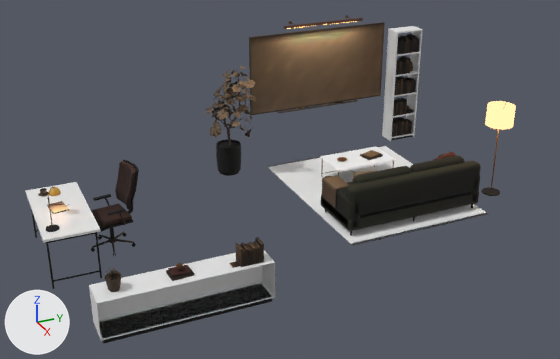
Two versions of the glTF model web/assets/rooms/study.glb, one commit apart.
Camera for both pictures: a 50 mm camera at (13.52, -8.25, 5.49) aimed at (3.9, -3.92, 0.68). Lighting does not change. The marker at lower left points along +X, +Y and +Z. The older version comes first. Vertices at exactly the same position are counted once.

Script lines for the objects in view, before the commit:
```python
ob_study__ground__raw = bpy.data.objects.new('study__ground__raw', me_study__ground__raw)
ob_study__ground__raw.location = (0.0, 0.0, 0.0)
ob_study__ground__stu = bpy.data.objects.new('study__ground__stu', me_study__ground__stu)
ob_study__ground__stu.location = (0.0, 0.0, 0.0)
ob_study__ground__vtx = bpy.data.objects.new('study__ground__vtx', me_study__ground__vtx)
ob_study__ground__vtx.location = (0.0, 0.0, 0.0)
```
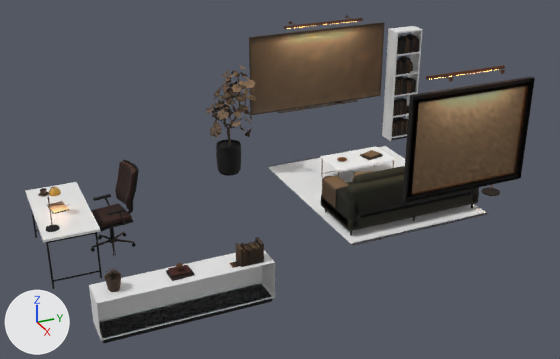
Location of each change, (x1, y1, x2, y2) in pixels of the pictures (560 x 359 px):
'study__ground__vtx', reshaped: before (31, 15, 507, 343); after (31, 15, 535, 343)
part 1 of me_study__ground__vtx, added: after (402, 77, 535, 203)
part 2 of me_study__ground__vtx, added: after (412, 86, 526, 193)
part 3 of me_study__ground__vtx, added: after (426, 65, 505, 80)

The change, as a list of edits to the scene's bpy script:
```text
Add mat_study_painting:
    mat_study_painting = bpy.data.materials.new('study_painting')
    # nodes: BsdfPrincipled, Mix, OutputMaterial, VertexColor
    # colours: white #e7e7e7, mixed with the vertex colours
Add mat_study_frame:
    mat_study_frame = bpy.data.materials.new('study_frame')
    # nodes: BsdfPrincipled, Mix, OutputMaterial, VertexColor
    # colours: black #291911, mixed with the vertex colours
Add mat_study_gilt:
    mat_study_gilt = bpy.data.materials.new('study_gilt')
    # nodes: BsdfPrincipled, Mix, OutputMaterial, VertexColor
    # colours: orange #bd9454, mixed with the vertex colours
Change me_study__ground__vtx:
    used by ob_study__ground__vtx; location = (0.0, 0.0, 0.0)
    remove me_study__ground__vtx.from_pydata(...)  # 49802 vertices, 79279 faces; spans x 1.34..5.9, y -7.41..-0.15, z 0.0..2.43
    add me_study__ground__vtx.from_pydata(...)  # 52540 vertices, 84067 faces; spans x 1.34..5.92, y -7.41..-0.15, z 0.0..2.64
    me_study__ground__vtx part 1: a new loose piece of 1163 vertices spanning x 5.84..5.91, y -3.04..-1.16, z 1.02..2.46
    me_study__ground__vtx part 2: a new loose piece of 945 vertices spanning x 5.86, y -2.95..-1.25, z 1.11..2.37, in mat_study_painting
    me_study__ground__vtx part 3: a new loose piece of 418 vertices spanning x 5.66..5.71, y -2.7..-1.5, z 2.57..2.62, in mat_lamp_brass
    other edits to the shape of me_study__ground__vtx do not show in these pictures
    add me_study__ground__vtx.materials.append(mat_study_frame)
    add me_study__ground__vtx.materials.append(mat_study_gilt)
    add me_study__ground__vtx.materials.append(mat_study_painting)
```
